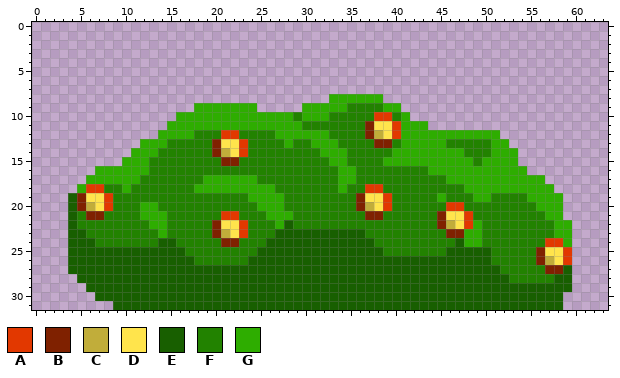
Edited in one commit: pixel-art sprite (Juego/assets/Escenarios/Arbusto.png). The picture above is the old version.
The file is 64x32 pixels.
Palette (. is transparent): A #e23800  B #7f2100  C #c1ad3a  D #ffe44c  E #185f00  F #228200  G #2ead00
Pixels before, first column x 4:
 8 .............................GGGGGG.....................
 9 ..............GGGGGGG.....GGGGGFFFFGG...................
10 ............GGGGGGGGGGGGGFGGGFFFFFAAFG..................
11 ...........GGGGGGGGGGGGGGGFFFFFFFBDDAGGG................
12 ..........GGGGFFFAAFFFFGGGGGGFFFFBCDAGGGGGGGGGGG........
13 ........GGGFFFFFBDDAFFFFGFFGGGFFFFBBFGGGGGFFFFFGG.......
14 .......GGGFFFFFFBCDAFFFFFFFFGGGFFFFFGGGGGGGGFFFGGG......
15 ......GGGFFFFFFFFBBFFFFFFFFFFGGFFFFGGGGGGGGGGFGGGG......
16 ...GGGGGGFFFFFFFFFFFFFFFFFFFFFGGFFFFFFFFGGGGGGGGGGG.....
17 ..GGGGGGFFFFFFFGGGGGGFFFFFFFFFGGFFFFFFFFFFGGGGGGGGGGG...
18 .GAAFFGFFFFFFFGGGGGGGGGFFFFFFFGFFAAFFFFFFFFFGGGGGGGGGG..
19 EBDDAFFFFFFFFFFFFFFFGGGGFFFFFFFFBDDAFFFFFGFFFGGFFFFGGGG.
20 EBCDAFFFGGFFFFFFFFFFFGGGFFFFFFFFBCDAFFFFFFAAFFFFFFFFGGG.
21 EFBBFFFFGGGFFFFFFAAFFFGGGFFFFFFFFBBFFFFFFBDDAFFFFFFFFGG.
22 EFFFFFFFFGGFFFFFBDDAFFFGEFFFFFFFFFFFFFFFFBCDAGFFFFFFFFGG
23 EEFFFFFFFFGFFFFFBCDAFFFEEEEEEEEEEFFFFFFFFFBBGGFFFFFFFFGG
24 EEEFFFFFFFEEFFFFFBBFFFEEEEEEEEEEEEFFFFFFFFFEGGFFFFFFFAAG
25 EEEEEEEEEEEEEFFFFFFFFEEEEEEEEEEEEEEFFFFFFFEEEEEFFFFFBDDA
26 EEEEEEEEEEEEEEFFFFFFEEEEEEEEEEEEEEEEEEEEEEEEEEEFFFFFBCDA
27 EEEEEEEEEEEEEEEEEEEEEEEEEEEEEEEEEEEEEEEEEEEEEEEEFFFFFBBE
28 .EEEEEEEEEEEEEEEEEEEEEEEEEEEEEEEEEEEEEEEEEEEEEEEEFFFFFEE
29 ..EEEEEEEEEEEEEEEEEEEEEEEEEEEEEEEEEEEEEEEEEEEEEEEEEEEEEE
30 ...EEEEEEEEEEEEEEEEEEEEEEEEEEEEEEEEEEEEEEEEEEEEEEEEEEEE.
31 .....EEEEEEEEEEEEEEEEEEEEEEEEEEEEEEEEEEEEEEEEEEEEEEEEEE.
New version:
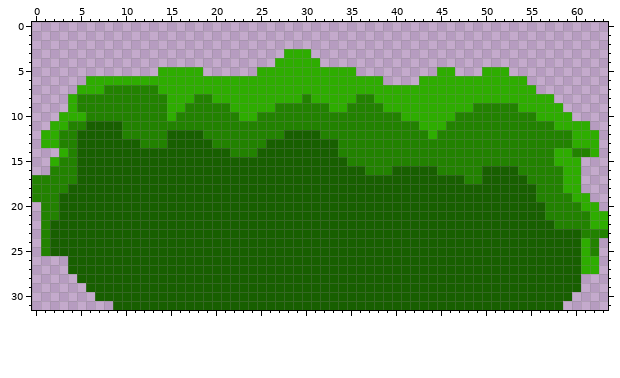
What changed:
Changed rows in their new state; - is an unchanged pixel.
first column x 0:
 3 ----------------------------GGG---------------------------------
 4 ---------------------------GGGGG--------------------------------
 5 --------------GGGGG------GGGGGGGGGGG---------GG---GGG-----------
 6 ------GGGGGGGGGGGGGGGGGGGGGGGGGGGGGGGGG----GGGGGGGGGGGG---------
 7 -----GGGFFFFFFGGGGGGGGGGGGGGGGGGGGGGGGGGGGGGGGGGGGGGGGGG--------
 8 ----GFFFFFFFFFFGGGFFGGGGGGGGGGFGG---FF-GGGGGGGGGGGGGGGGGGG------
 9 ----GFFFFFFFFFFGGFFFFF---GGFFFFFF--------GGGGGGGGFFFFFGGGGG-----
10 ---GGGFFFFFFFFFGFFFFFFF--FFFF-FFF-----FF--GGGGGFFFFFFFFFGGGG----
11 --GGFFEEEEFFFFFFFFFFFFFFFFFFFF-------FFFFFF-GGFFFFFFFFFFFFGGGG--
12 -GGFFEEEEEFFFFFEEEE--FF----FEEEEF----FFFFFFF-FFFFFFFFFFFFFFFGGG-
13 -GGFFEEEEEEEFFFEEEEEFFFF--EEEEEEEE----FF-FFFFF-----FFFFFFFFFGGG-
14 ---GFEEEEEEEEEEEEEEEEEFF-EEEEEEEEEF-----FFFFFFFF---FFFFFFFGGFFG-
15 --GFFEEEEEEEEEEEEEEEEEEEEEEEEEEEEEE----FFFFFFFFFF-FFFFFFFFGGG---
16 --FFFEEEEEEEEEEEEEEEEEEEEEEEEEEEEEEEE---EEEEEFFFFFEEEEFFFFFGG---
17 FFFFFEEEEEEEEEEEEEEEEEEEEEEEEEEEEEEEEEEEEEEEEEEEFFEEEEEFFFFGG---
18 FFFFEEEEEEEEEEEEEEEEEEEEEEEEEEEEEEEEEEEEEEEEEEEEEEEEEEEEFFFGG---
19 FFFE-EEEEEEEEEEEEEEEEEEEEEEEEEEEEEEEEEEEEEEEEEEEEEEEEEEEFFFFGG--
20 -FFE-EEEEEEEEEEEEEEEEEEEEEEEEEEEEEEEEEEEEEEEEEEEEEEEEEEEEFFFFGG-
21 -FFE-EEEEEEEEEEEEEEEEEEEEEEEEEEEEEEEEEEEEEEEEEEEEEEEEEEEEFFFFFGG
22 -FEE-EEEEEEEEEEEEEEEEEEEEEEE-EEEEEEEEEEEEEEEEEEEEEEEEEEEEEFFFFGG
23 -FEE--EEEEEEEEEEEEEEEEEEEEE----------EEEEEEEEEEEEEEEEEEEEEEEEFFF
24 -FEE---EEEEEEE--EEEEEEEEEE------------EEEEEEEEE-EEEEEEEEEEEEEGF-
25 -FEE-------------EEEEEEEE--------------EEEEEEE-----EEEEEEEEEEGF-
26 ------------------EEEEEE---------------------------EEEEEEEEEEGG-
27 ----------------------------------------------------EEEEEEE-EGG-
28 -----------------------------------------------------EEEEE--E---
29 ------------------------------------------------------------E---
30 -----------------------------------------------------------E----
Changed places in both pictures, as pixel boxes (x1, y1, x2, y2):
changed: (32, 49, 608, 301)
